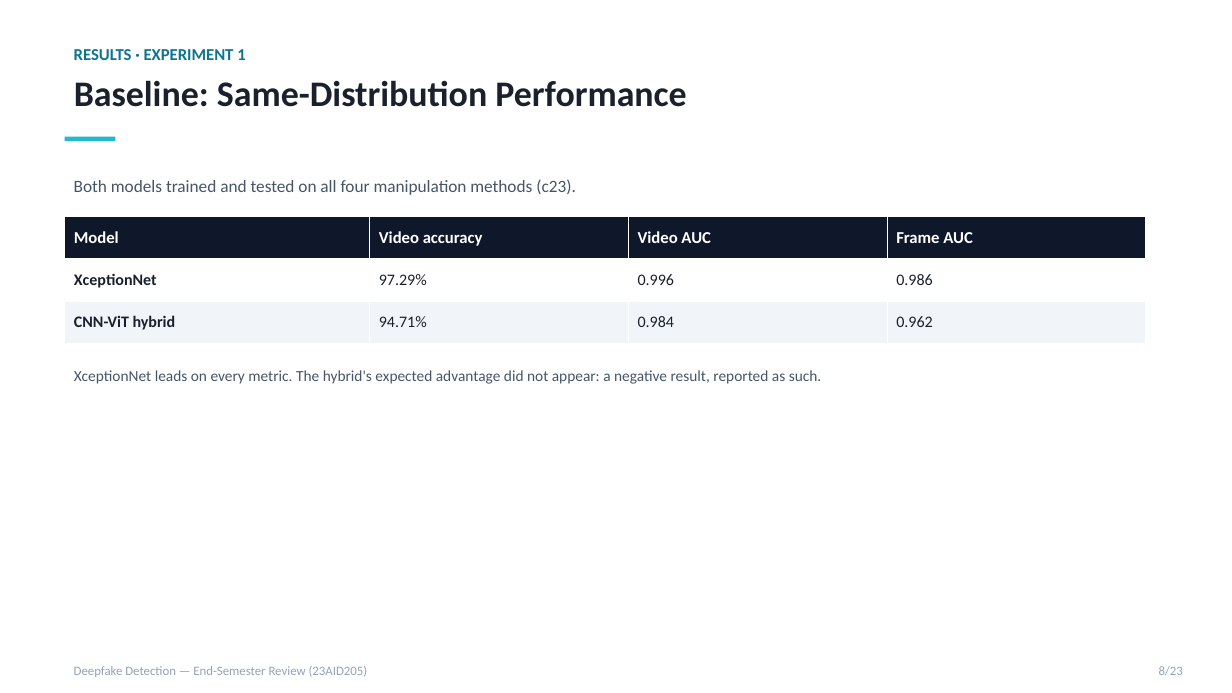
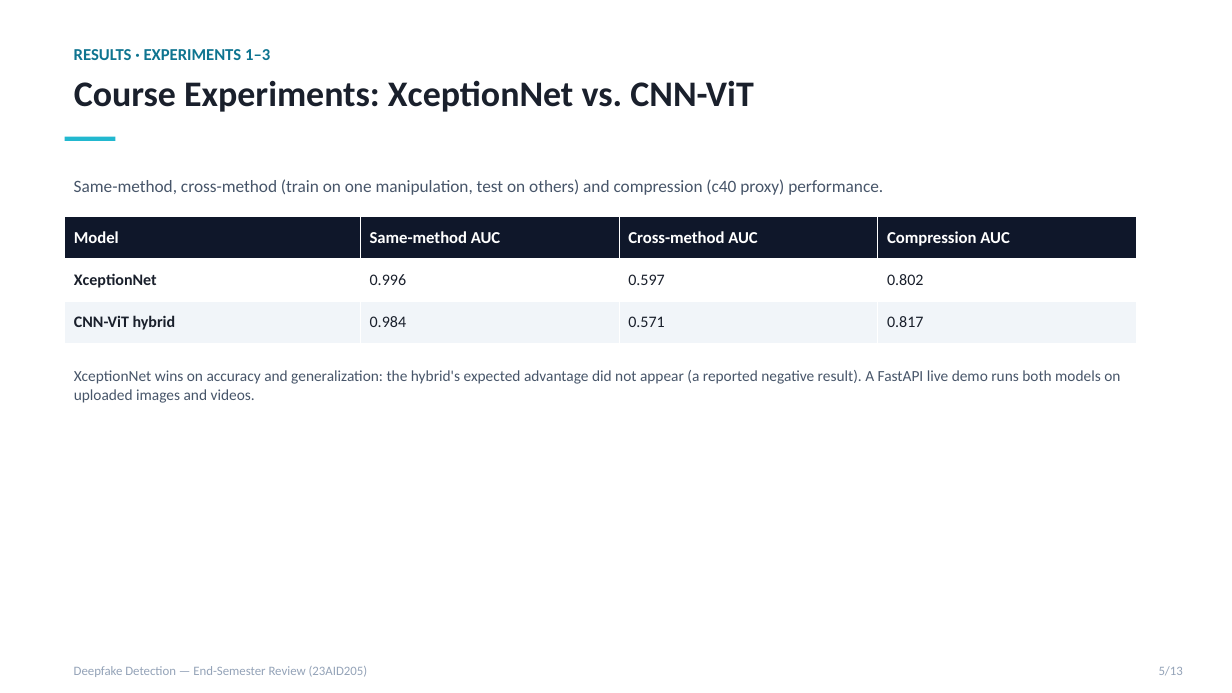
Before and after one commit to DUNE-ODYSSEY/deepfake-detection, a slide deck: slide 5 of docs/end_review_presentation.pptx (slide 8 before the commit). Drawn at 1232x693 pixels with LibreOffice and Linux fonts; fonts in the diff are those of the drawing. Boxes give left, top, right and bottom in pixels: in the first picture for what was removed or moved away, otherwise in the second. Text is boxed around its words. In the diff, an @@ line names an element or a change of style, - is before the commit and + after.

```diff
--- a/docs/end_review_presentation.pptx
+++ b/docs/end_review_presentation.pptx
@@ text at [74, 49, 270, 60]: text changed @@
-RESULTS · EXPERIMENT 1
+RESULTS · EXPERIMENTS 1–3
@@ text at [74, 80, 753, 112]: text changed @@
-Baseline: Same-Distribution Performance
+Course Experiments: XceptionNet vs. CNN-ViT
@@ text at [74, 179, 883, 195]: text changed @@
-Both models trained and tested on all four manipulation methods (c23).
+Same-method, cross-method (train on one manipulation, test on others) and compression (c40 proxy) performance.
@@ table at [65, 216, 1137, 344] @@
-row 1: Model | Video accuracy | Video AUC | Frame AUC
+row 1: Model | Same-method AUC | Cross-method AUC | Compression AUC
-row 2: XceptionNet | 97.29% | 0.996 | 0.986
+row 2: XceptionNet | 0.996 | 0.597 | 0.802
-row 3: CNN-ViT hybrid | 94.71% | 0.984 | 0.962
+row 3: CNN-ViT hybrid | 0.984 | 0.571 | 0.817
@@ table: place and size @@
-table at [65, 216, 1146, 344]
+table at [65, 216, 1137, 344]
@@ text at [74, 370, 1120, 403]: text changed @@
-XceptionNet leads on every metric. The hybrid's expected advantage did not appear: a negative result, reported as such.
+XceptionNet wins on accuracy and generalization: the hybrid's expected advantage did not appear (a reported negative result). A FastAPI live demo runs both models on uploaded images and videos.
@@ text at [1159, 666, 1183, 675]: text changed @@
-8/23
+5/13
```
Also in this commit, not shown: 10 other slides changed, 1 slide added, 11 slides removed.
